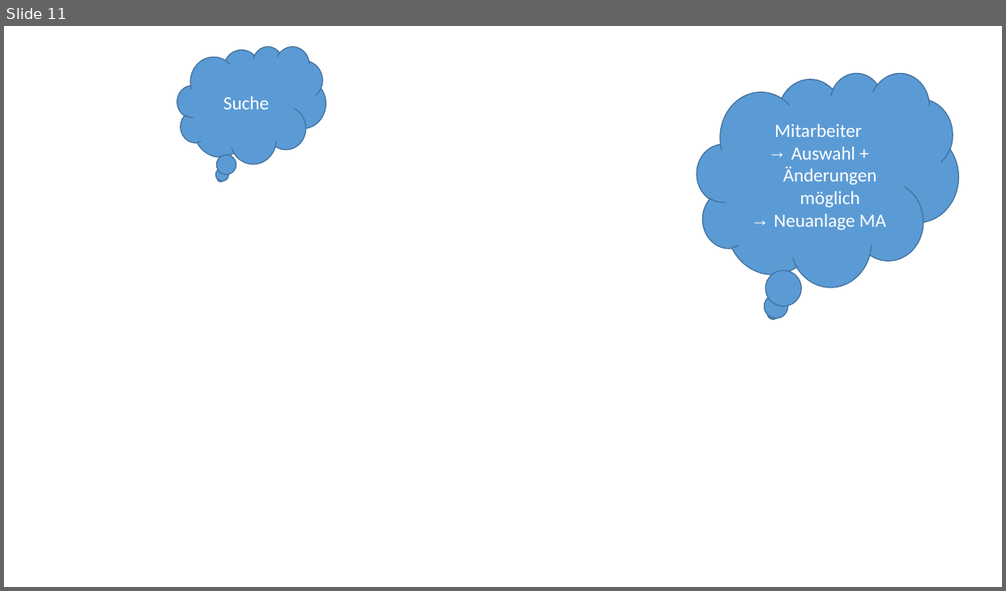
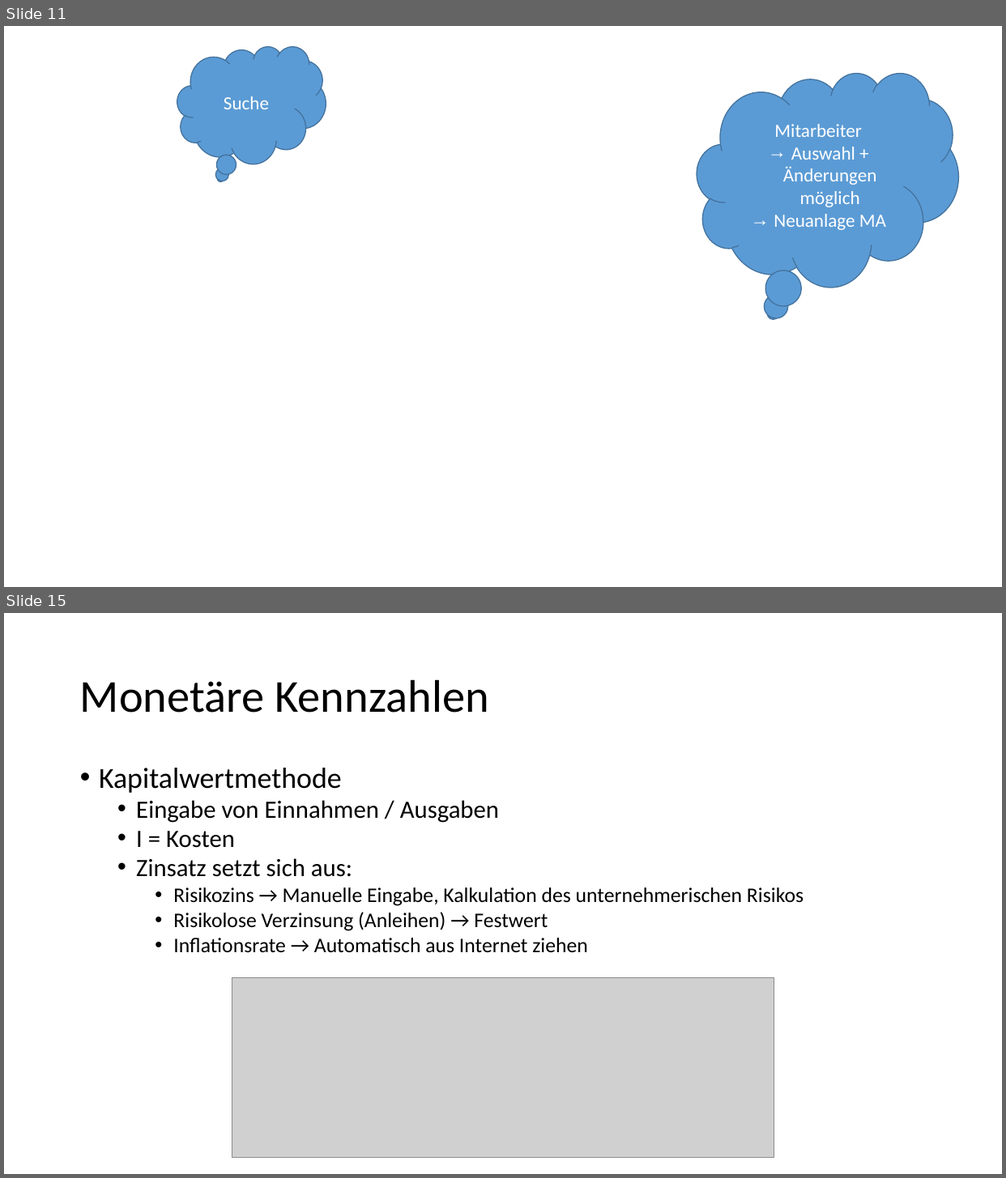
Before and after one commit to Masterarth/PM, a slide deck: documents/projectmanagement/Praesentationen/Vorstellung_9ter.pptx. Shown one above the other, each under a label of ours: slide 11 before the commit, slides 11 and 15 after it; the slides between them are not shown. The pictures are 1006x591 and 1006x1178 pixels, drawn with LibreOffice and Linux fonts; fonts in the diff are those of the drawing; grey boxes stand for pictures; background and template pictures are left out. Boxes give left, top, right and bottom in pixels: in the first picture for what was removed or moved away, otherwise in the second. Text is boxed around its words. In the diff, an @@ line names an element or a change of style, - is before the commit and + after.

```diff
--- a/documents/projectmanagement/Praesentationen/Vorstellung_9ter.pptx
+++ b/documents/projectmanagement/Praesentationen/Vorstellung_9ter.pptx
@@ slide 15 added at [4,613,1002,1174], background #FFFFFF @@
@@ title added at [80,679,488,713], 44 pt, text #000000 @@
+Monetäre Kennzahlen
@@ text added at [99,768,803,953], 20 pt, text #000000 @@
+• Kapitalwertmethode
+  • Eingabe von Einnahmen / Ausgaben
+  • I = Kosten
+  • Zinsatz setzt sich aus:
+    • Risikozins → Manuelle Eingabe, Kalkulation des unternehmerischen Risikos
+    • Risikolose Verzinsung (Anleihen) → Festwert
+    • Inflationsrate → Automatisch aus Internet ziehen
@@ picture added at [232,977,774,1157] @@
```
Also in this commit, not shown: 14 other slides added, 7 other files.
